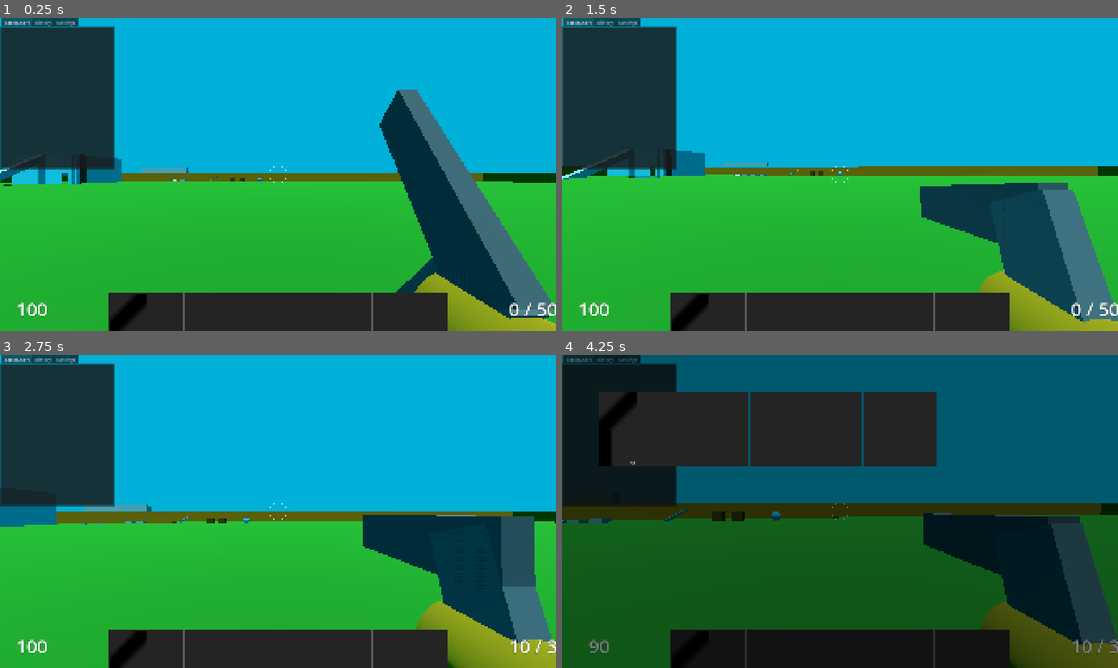
Above: before the commit, frames 1-4 (two rows, left to right).
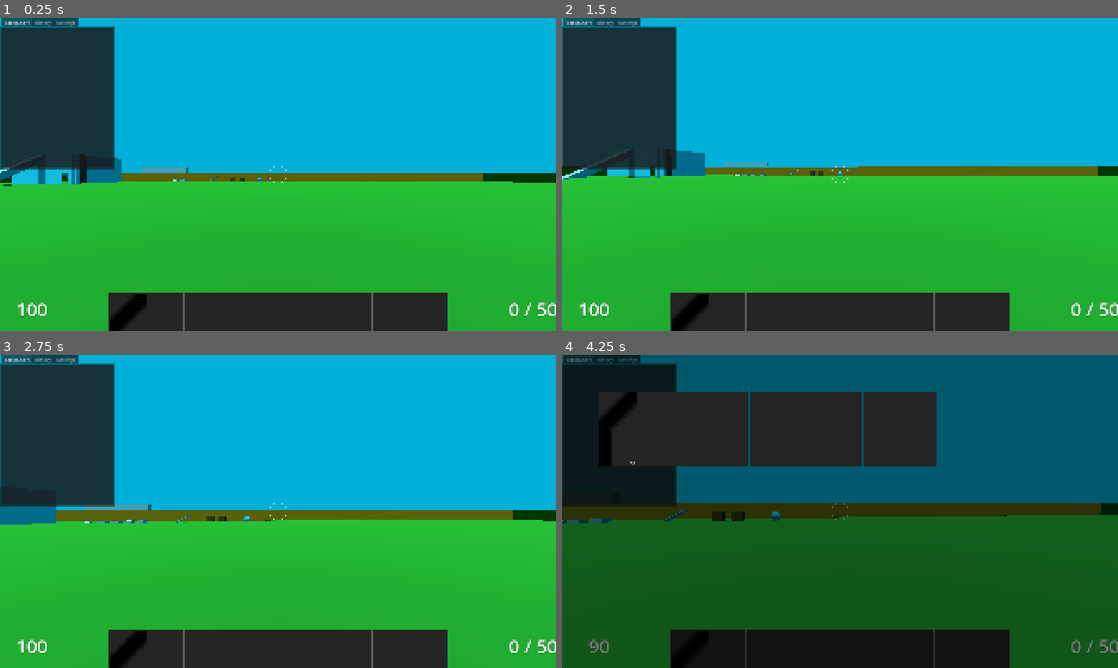
Above: after the commit, the same moments.

Repository: janisl/rpg-core
Game: Godot game, scene res://systems/main_scene.tscn
Same seed, same stepped clock (60 frames per second), same inputs: the game is played once before the commit and once after it.
Inputs (mouse positions are in pixels of both pictures, inside the frame that each line leads up to):
- Up to frame 1 (0.25 s): no input
- Up to frame 2 (1.5 s): move the mouse to (867, 174) at 0.52 s; hold Shift (crouch) 0.53-1.28 s; hold W (forward) from 0.53 s (still down); tap Space (jump) at 0.77 s; move the mouse to (812, 174) at 1.27 s; tap T (cycle_ammo) at 1.35 s
- Up to frame 3 (2.75 s): keep holding W (forward); tap Space (jump) at 1.52 s; move the mouse to (289, 505) at 2.02 s; press the mouse at (289, 505) at 2.03 s
- Up to frame 4 (4.25 s): keep holding W (forward); move the mouse to (834, 517) at 2.77 s; release the mouse at (834, 517) at 2.78 s; tap Ctrl (sprint) at 2.85 s; tap Space (jump) at 3.02, 3.77 s; move the mouse to (878, 514) at 3.52 s; hold Z (test) from 3.53 s (still down); tap Tab (inventory) at 4.15 s

The runs differ from the first frame. In frame 1, 11% of the frame differs, in the area x 68-100%, y 22-100%; in frame 2, 10%; in frame 3, 12%, in the area x 0-100%, y 42-100%; in frame 4, 11%.
Error after the commit: Invalid call. Nonexistent function 'switch_wieldable' in base 'Nil'. (res://systems/weapon_manager.gd:40)

Commit message:
Rename wield controller and it's members.

Diff:
--- a/actors/player/player.gd
+++ b/actors/player/player.gd
@@ -11,7 +11,7 @@
 @export var interaction_ray_cast: InteractionRayCast
 @export var stairs_ahead_ray_cast: RayCast3D
 @export var stairs_below_ray_cast: RayCast3D
-@export var weapon_controller: WeaponController
+@export var wield_controller: WieldController
 @export var animation_tree: AnimationTree
 @export var inventory: Inventory
 @export var health_component: HealthComponent
--- a/actors/player/player.tscn
+++ b/actors/player/player.tscn
@@ -1377,7 +1377,7 @@
 interaction_ray_cast = NodePath("Neck/Head/Camera/InteractionRayCast")
 stairs_ahead_ray_cast = NodePath("StairsAheadRayCast")
 stairs_below_ray_cast = NodePath("StairsBelowRayCast")
-weapon_controller = NodePath("WeaponController")
+wield_controller = NodePath("WieldController")
 animation_tree = NodePath("AnimationTree")
 inventory = NodePath("Inventory")
 health_component = NodePath("HealthComponent")
@@ -1414,12 +1414,12 @@
 slots = Array[ExtResource("32_4jc6f")]([SubResource("Resource_4jc6f"), null, null, null, null, null, null, null, null, SubResource("Resource_drwxn"), null, null, null, null, null, null, null, null])
 metadata/_custom_type_script = "uid://bk8ufns0cjpgj"
 
-[node name="WeaponController" type="Node3D" parent="." unique_id=264511219 node_paths=PackedStringArray("player", "camera", "weapon_model_parent")]
+[node name="WieldController" type="Node3D" parent="." unique_id=264511219 node_paths=PackedStringArray("player", "camera", "first_person_parent")]
 script = ExtResource("6_2vokq")
 player = NodePath("..")
 camera = NodePath("../Neck/Head/Camera")
-weapon_model_parent = NodePath("../Neck/Head/Camera/Wieldables")
 weapon_mesh_layer = 2
+first_person_parent = NodePath("../Neck/Head/Camera/Wieldables")
 metadata/_custom_type_script = "uid://bssifbouhjhmf"
 
 [node name="StateChartDebugger" parent="." unique_id=1438023907 instance=ExtResource("2_388e2")]
--- a/systems/weapon_manager.gd
+++ b/systems/weapon_manager.gd
@@ -37,7 +37,7 @@
 	var item_stack := player.inventory.slots[index]
 	current_slot = index
 	current_slot_changed.emit()
-	player.weapon_controller.switch_weapon(item_stack)
+	player.wield_controller.switch_wieldable(item_stack)
 
 
 func switch_to_weapon(weapon: WeaponData) -> void:
--- a/systems/wieldables/wield_controller.gd
+++ b/systems/wieldables/wield_controller.gd
@@ -1,23 +1,23 @@
-class_name WeaponController
+class_name WieldController
 extends Node3D
 
 @export_group("References")
 @export var player: Player
 @export var camera: CameraEffects
-@export var weapon_model_parent: WieldableEffects
+@export var first_person_parent: WieldableEffects
 
-@export_group("Weapon controller params")
-@export_flags_3d_render var weapon_mesh_layer := 1
+@export_group("Mesh layers")
+@export_flags_3d_render var first_person_mesh_layer := 1
 
-var current_weapon_data: WieldableData
-var current_weapon_model: FirstPersonWieldable
 var current_item_stack: ItemStack
-var current_weapon: Wieldable
+var wieldable_data: WieldableData
+var wieldable: Wieldable
+var first_person_model: FirstPersonWieldable
 
 
-func _process(delta: float) -> void:
-	if current_weapon:
-		current_weapon.update(
+func _process(_delta: float) -> void:
+	if wieldable:
+		wieldable.update(
 				camera.global_position,
 				-camera.global_transform.basis.z,
 				Input.is_action_pressed("primary_fire"),
@@ -25,52 +25,52 @@
 				Input.is_action_just_pressed("cycle_ammo"))
 
 
-func switch_weapon(item_stack: ItemStack) -> void:
+func switch_wieldable(item_stack: ItemStack) -> void:
 	current_item_stack = item_stack
-	current_weapon_data = item_stack.item as WieldableData if item_stack else null
-	_spawn_weapon_model()
+	wieldable_data = item_stack.item as WieldableData if item_stack else null
+	_spawn_wieldable_scenes()
 
 
-func _spawn_weapon_model() -> void:
-	if current_weapon_model:
-		current_weapon_model.queue_free()
-		current_weapon_model = null
-	if current_weapon:
-		current_weapon.queue_free()
-		current_weapon = null
+func _spawn_wieldable_scenes() -> void:
+	if first_person_model:
+		first_person_model.queue_free()
+		first_person_model = null
+	if wieldable:
+		wieldable.queue_free()
+		wieldable = null
 
-	if not current_weapon_data:
+	if not wieldable_data:
 		return
 
-	assert(current_weapon_data.controller_scene, "Wieldable has no controller scene")
-	assert(current_weapon_data.first_person_scene, "Wieldable has no first person scene")
+	assert(wieldable_data.controller_scene, "Wieldable has no controller scene")
+	assert(wieldable_data.first_person_scene, "Wieldable has no first person scene")
 
-	current_weapon = current_weapon_data.controller_scene.instantiate() as Wieldable
-	add_child(current_weapon)
-	current_weapon.initialize(player, player.inventory, current_item_stack)
+	wieldable = wieldable_data.controller_scene.instantiate() as Wieldable
+	add_child(wieldable)
+	wieldable.initialize(player, player.inventory, current_item_stack)
 
-	current_weapon.weapon_fired.connect(_on_weapon_fired)
+	wieldable.weapon_fired.connect(_on_weapon_fired)
 
-	current_weapon_model = current_weapon_data.first_person_scene.instantiate() as FirstPersonWieldable
-	weapon_model_parent.add_child(current_weapon_model)
-	current_weapon_model.initialize(player, current_weapon)
-	weapon_model_parent.position = current_weapon_data.first_person_position
+	first_person_model = wieldable_data.first_person_scene.instantiate() as FirstPersonWieldable
+	first_person_parent.add_child(first_person_model)
+	first_person_model.initialize(player, wieldable)
+	first_person_parent.position = wieldable_data.first_person_position
 
-	_apply_clip_and_fov_shader_to_view_model(current_weapon_model)
+	_apply_clip_and_fov_shader_to_view_model(first_person_model, first_person_mesh_layer)
 
-	weapon_model_parent.reset_effects()
+	first_person_parent.reset_effects()
 
 
 func _on_weapon_fired() -> void:
-	weapon_model_parent.add_model_recoil()
+	first_person_parent.add_model_recoil()
 
 	camera.add_recoil(
-		current_weapon_data.recoil_cam_pitch,
-		current_weapon_data.recoil_cam_yaw,
-		current_weapon_data.recoil_cam_roll)
+		wieldable_data.recoil_cam_pitch,
+		wieldable_data.recoil_cam_yaw,
+		wieldable_data.recoil_cam_roll)
 
 
-func _apply_clip_and_fov_shader_to_view_model(node3d : Node3D, fov_or_negative_for_unchanged = -1.0) -> void:
+func _apply_clip_and_fov_shader_to_view_model(node3d: Node3D, mesh_layer: int, fov_or_negative_for_unchanged = -1.0) -> void:
 	var all_mesh_instances := node3d.find_children("*", "MeshInstance3D")
 	if node3d is MeshInstance3D:
 		all_mesh_instances.push_back(node3d)
@@ -78,7 +78,7 @@
 	for mesh_instance in all_mesh_instances:
 		var mesh = mesh_instance.mesh
 
-		mesh_instance.layers = weapon_mesh_layer
+		mesh_instance.layers = mesh_layer
 		mesh_instance.cast_shadow = GeometryInstance3D.SHADOW_CASTING_SETTING_OFF
 
 		for surface_idx in mesh.get_surface_count():
--- a/systems/wieldables/wieldable_effects.gd
+++ b/systems/wieldables/wieldable_effects.gd
@@ -92,12 +92,13 @@
 	if not recoil_enabled:
 		return
 
-	_recoil_z += player.weapon_controller.current_weapon_data.recoil_model_kickback
-	_recoil_pitch += player.weapon_controller.current_weapon_data.recoil_model_rise
+	_recoil_z += player.wield_controller.wieldable_data.recoil_model_kickback
+	_recoil_pitch += player.wield_controller.wieldable_data.recoil_model_rise
 
 
 func _apply_offsets(delta: float) -> void:
-	if not player.weapon_controller.current_weapon_model:
+	var model := player.wield_controller.first_person_model
+	if not model:
 		return
 
 	var idle_offset := _update_idle_sway(delta)
@@ -108,8 +109,8 @@
 
 	var strafe_tilt = _update_strafe_tilt(delta)
 
-	player.weapon_controller.current_weapon_model.position = idle_offset + look_offset + bob_offset + recoil_offset + vlag_offset
-	player.weapon_controller.current_weapon_model.rotation = Vector3(_recoil_pitch, 0.0, strafe_tilt)
+	model.position = idle_offset + look_offset + bob_offset + recoil_offset + vlag_offset
+	model.rotation = Vector3(_recoil_pitch, 0.0, strafe_tilt)
 
 
 func _update_idle_sway(delta: float) -> Vector3:
@@ -289,7 +290,7 @@
 	if abs(cam_vel_y) < vertical_lag_dead_zome:
 		cam_vel_y = 0.0
 
-	var target_y := -cam_vel_y * player.weapon_controller.current_weapon_data.vertical_lag_amount
+	var target_y := -cam_vel_y * player.wield_controller.wieldable_data.vertical_lag_amount
 	var result = SpringUtil.apply(
 			_vertical_lag_y,
 			_vertical_lag_y_vel,
